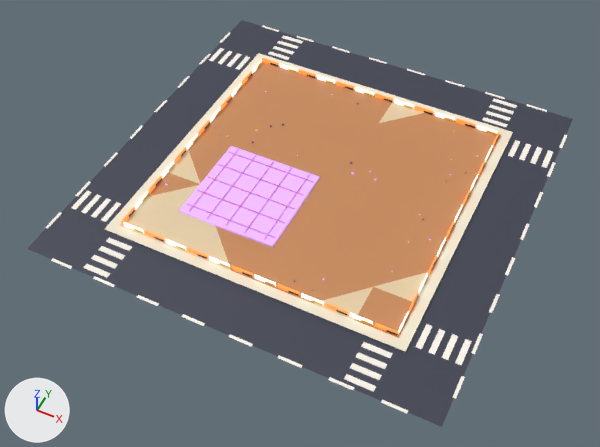
The glTF model public/models/lod2/tile_construction.glb as it was, and as the next commit left it.
Rendered twice from a 50 mm camera at (24.1, -52.6, 58.2) aimed at (-0.2, -3.9, -2.7). The axes (+X, +Y, +Z) are drawn at lower left. The lights are the same throughout. The first picture is the older version. Where no turn or scale is listed for an object, it has been applied to the vertices. Vertices at exactly the same position are counted once.

The first picture shows 'tile_construction'.
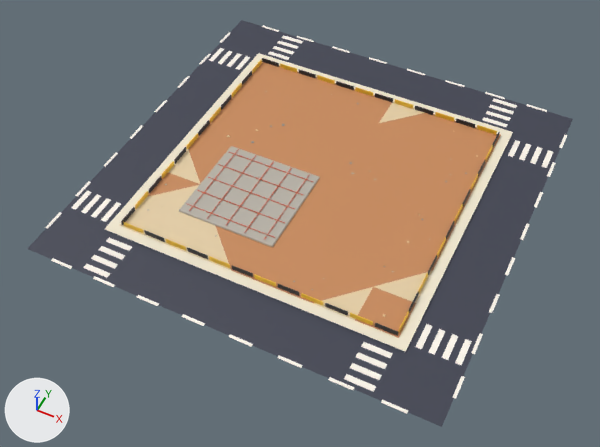
The change in detail:
me_tile_construction_006 is used by ob_tile_construction; location (0.0, 0.0, 0.33).
me_tile_construction_006 had 2597 vertices, 4513 faces and spanned x -20.2..20.2, y -20.2..20.2, z -0.3..0.3.
me_tile_construction_006 now has 2593 vertices, 4495 faces and spans x -20.2..20.2, y -20.2..20.2, z -0.3..0.3.
me_tile_construction_006 part 1: 21 vertices moved within x -11.8..12.6, y -12.7..12.4, z -0.2..-0.1; 121 vertices removed from x -13.1..13.0, y -12.8..12.4, z -0.2..-0.1; 128 vertices added at x -13.1..12.7, y -12.8..12.4, z -0.2..-0.1.
me_tile_construction_006 part 2: 4155 kept faces spanning x -20.2..20.2, y -20.2..20.2, z -0.3..0.3 get new texture (UV) coordinates.
Other edits to the shape of me_tile_construction_006 do not show in these pictures.

Pixel boxes (x1, y1, x2, y2) of what changed, in the pictures (600 x 447 px; the box of a moved part takes in the faces that stretch with it):
part 1 of me_tile_construction_006, moved or reshaped
    before: (161, 91, 478, 282)
    after: (147, 124, 467, 317)
part 2 of me_tile_construction_006, surface changed (darker)
    both: (117, 54, 504, 342)
